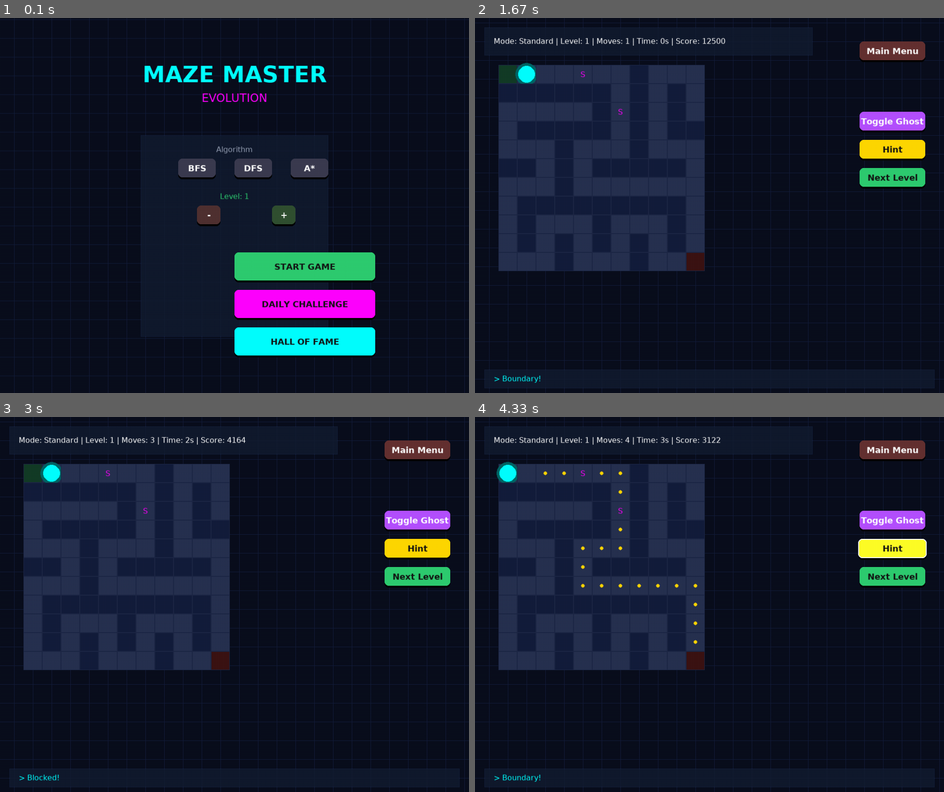
Above: before the commit, frames 1-4 (two rows, left to right).
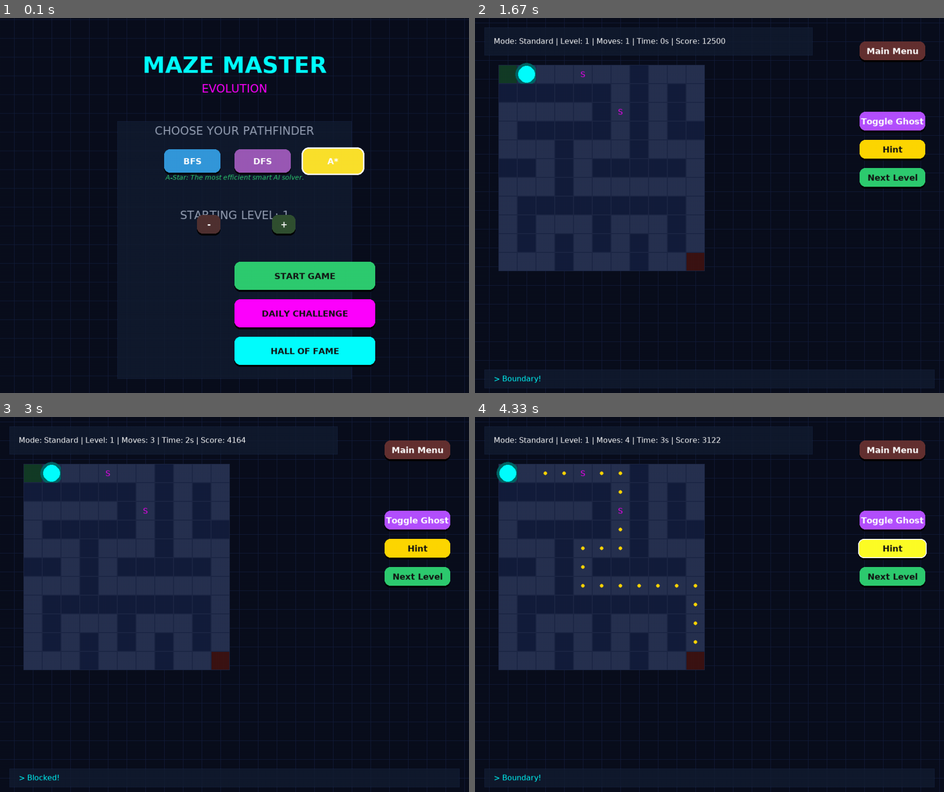
Above: after the commit, the same moments.

Repository: Mithraa-N/ai-search-algorithms
Game: pygame game, started from maze_game/main.py
Two runs of this game, one before a commit and one after it. Both use one fixed random seed, a clock stepped at 60 frames per second and the inputs below.
Inputs:
- Up to frame 1 (0.1 s): no input
- Up to frame 2 (1.67 s): click "BFS" at 0.38 s; click "START GAME" at 0.72 s; hold Right 1-1.47 s; hold Up from 1.5 s (still down)
- Up to frame 3 (3 s): release Up at 1.8 s; hold Right 1.83-2.3 s; hold Left 2.33-2.87 s; hold Down from 2.9 s (still down)
- Up to frame 4 (4.33 s): release Down at 3.2 s; click "Hint" at 3.28 s; hold Left 3.57-3.97 s; hold Up from 4 s (still down)

The runs differ from the first frame. In frame 1, 12% of the frame differs, in the area x 25-80%, y 10-97%; in frame 2, less than 0.1%; in frame 3, less than 0.1%; in frame 4, less than 0.1%.

Commit message:
UI Polish: Upgrade Algorithm Selection with colors and descriptions

Diff:
--- a/maze_game/frontend/pygame_ui.py
+++ b/maze_game/frontend/pygame_ui.py
@@ -49,6 +49,7 @@
         self.current_scale = 1.0
         self.is_hovered = False
         self.is_pressed = False
+        self.is_selected = False # New state
 
     def check_hover(self, pos):
         self.is_hovered = self.rect.collidepoint(pos)
@@ -63,13 +64,17 @@
 
     def update(self):
         # Color Transition
-        target = self.hover_color if self.is_hovered else self.base_color
+        # If selected, pulse or stay bright
+        target = self.hover_color if (self.is_hovered or self.is_selected) else self.base_color
         for i in range(3):
             self.current_color[i] += (target[i] - self.current_color[i]) * 0.2
 
         # Scale Transition
-        target_scale = self.hover_scale if self.is_hovered else 1.0
+        target_scale = 1.0
+        if self.is_selected: target_scale = 1.1 # Stay slightly larger if selected
+        elif self.is_hovered: target_scale = 1.05
         if self.is_pressed: target_scale = 0.95
+
         self.current_scale += (target_scale - self.current_scale) * 0.2
 
         # Apply Scale
@@ -78,20 +83,24 @@
         self.rect = pygame.Rect(0, 0, w, h)
         self.rect.center = self.original_rect.center
 
-        self.is_pressed = False # Reset click frame
+        self.is_pressed = False
 
     def draw(self, surface, font):
         # Draw Shadow
         shadow_rect = self.rect.copy()
         shadow_rect.y += 4
-        pygame.draw.rect(surface, (0,0,0, 100), shadow_rect, border_radius=8)
+        pygame.draw.rect(surface, (0,0,0, 100), shadow_rect, border_radius=12)
 
         # Draw Main Rect
-        pygame.draw.rect(surface, self.current_color, self.rect, border_radius=8)
-
-        # Border Glow if hovered
-        if self.is_hovered:
-            pygame.draw.rect(surface, (255,255,255, 100), self.rect, width=2, border_radius=8)
+        pygame.draw.rect(surface, self.current_color, self.rect, border_radius=12)
+
+        # Selection Glow
+        if self.is_selected:
+             # Outer Glow
+             glow_rect = self.rect.inflate(6, 6)
+             pygame.draw.rect(surface, (255, 255, 255, 150), glow_rect, width=3, border_radius=15)
+        elif self.is_hovered:
+            pygame.draw.rect(surface, (255,255,255, 100), self.rect, width=2, border_radius=12)
 
         # Text
         text_surf = font.render(self.text, True, self.text_color)
@@ -110,6 +119,7 @@
         self.btn_font = pygame.font.SysFont("Verdana", 18, bold=True)
         self.header_font = pygame.font.SysFont("Verdana", 48, bold=True)
         self.sub_font = pygame.font.SysFont("Verdana", 24)
+        self.desc_font = pygame.font.SysFont("Verdana", 14, italic=True)
 
         self.game = GameState()
         self.state = STATE_MENU
@@ -128,20 +138,25 @@
         cx = SCREEN_WIDTH // 2
 
         # MENU
+        # Distinct Colors for Algos
+        col_bfs = (52, 152, 219) # Blue
+        col_dfs = (155, 89, 182) # Purple
+        col_astar = (241, 196, 15) # Gold
+
         self.menu_buttons = [
-            # Algo Row
-            AnimatedButton("BFS", cx - 120, 300, 80, 40, lambda: self.set_algo("BFS"), (60, 60, 80)),
-            AnimatedButton("DFS", cx, 300, 80, 40, lambda: self.set_algo("DFS"), (60, 60, 80)),
-            AnimatedButton("A*", cx + 120, 300, 80, 40, lambda: self.set_algo("A*"), (60, 60, 80)),
+            # Algo Row - Larger and Spaced
+            AnimatedButton("BFS", cx - 150, 280, 120, 50, lambda: self.set_algo("BFS"), col_bfs),
+            AnimatedButton("DFS", cx, 280, 120, 50, lambda: self.set_algo("DFS"), col_dfs),
+            AnimatedButton("A*", cx + 150, 280, 120, 50, lambda: self.set_algo("A*"), col_astar),
 
             # Level Row
-            AnimatedButton("-", cx - 80, 400, 50, 40, lambda: self.change_level(-1), (80, 50, 50)),
-            AnimatedButton("+", cx + 80, 400, 50, 40, lambda: self.change_level(1), (50, 80, 50)),
+            AnimatedButton("-", cx - 80, 420, 50, 40, lambda: self.change_level(-1), (80, 50, 50)),
+            AnimatedButton("+", cx + 80, 420, 50, 40, lambda: self.change_level(1), (50, 80, 50)),
 
             # Main Actions
-            AnimatedButton("START GAME", cx, 500, 300, 60, self.start_custom_game, COLOR_ACCENT_3, (20,20,20)),
-            AnimatedButton("DAILY CHALLENGE", cx, 580, 300, 60, self.start_daily_menu, COLOR_ACCENT_2, (20,20,20)),
-            AnimatedButton("HALL OF FAME", cx, 660, 300, 60, lambda: self.set_state(STATE_LEADERBOARD), COLOR_ACCENT_1, (20,20,20))
+            AnimatedButton("START GAME", cx, 520, 300, 60, self.start_custom_game, COLOR_ACCENT_3, (20,20,20)),
+            AnimatedButton("DAILY CHALLENGE", cx, 600, 300, 60, self.start_daily_menu, COLOR_ACCENT_2, (20,20,20)),
+            AnimatedButton("HALL OF FAME", cx, 680, 300, 60, lambda: self.set_state(STATE_LEADERBOARD), COLOR_ACCENT_1, (20,20,20))
         ]
 
         # GAME
@@ -248,6 +263,10 @@
         elif self.state == STATE_LEADERBOARD: active_btns = self.lb_buttons
 
         for btn in active_btns:
+            # Logic for selection state in menu
+            if self.state == STATE_MENU and btn.text in ["BFS", "DFS", "A*"]:
+                btn.is_selected = (btn.text == self.selected_algo)
+
             btn.update()
             btn.draw(self.screen, self.btn_font)
 
@@ -259,25 +278,31 @@
         title = self.header_font.render("MAZE MASTER", True, COLOR_ACCENT_1)
         subtitle = self.sub_font.render("EVOLUTION", True, COLOR_ACCENT_2)
 
-        tx, ty = SCREEN_WIDTH//2, 120
+        tx, ty = SCREEN_WIDTH//2, 100
         tr_rect = title.get_rect(center=(tx, ty))
         self.screen.blit(title, tr_rect)
         self.screen.blit(subtitle, subtitle.get_rect(center=(tx, ty + 50)))
 
         # Panel for Menu
-        self.draw_glass_panel(SCREEN_WIDTH//2 - 200, 250, 400, 430)
-
-        # Selection Indicators
-        t_algo = self.font.render("Algorithm", True, COLOR_TEXT_DIM)
-        self.screen.blit(t_algo, t_algo.get_rect(center=(SCREEN_WIDTH//2, 280)))
-
-        # Mark selected algo button
-        for btn in self.menu_buttons[:3]: # First 3 are algos
-            if btn.text == self.selected_algo:
-                pygame.draw.rect(self.screen, COLOR_ACCENT_3, btn.rect, width=2, border_radius=8)
-
-        t_lvl = self.font.render(f"Level: {self.selected_level}", True, COLOR_ACCENT_3)
-        self.screen.blit(t_lvl, t_lvl.get_rect(center=(SCREEN_WIDTH//2, 380)))
+        self.draw_glass_panel(SCREEN_WIDTH//2 - 250, 220, 500, 550)
+
+        # 1. Algorithm Select
+        t_algo = self.sub_font.render("CHOOSE YOUR PATHFINDER", True, COLOR_TEXT_DIM)
+        self.screen.blit(t_algo, t_algo.get_rect(center=(SCREEN_WIDTH//2, 240)))
+
+        # Algo Description
+        desc = ""
+        if self.selected_algo == "BFS": desc = "Breadth-First Search: Guarantees the shortest path."
+        elif self.selected_algo == "DFS": desc = "Depth-First Search: Explores deep paths quickly."
+        elif self.selected_algo == "A*": desc = "A-Star: The most efficient smart AI solver."
+
+        d_surf = self.desc_font.render(desc, True, COLOR_ACCENT_3)
+        self.screen.blit(d_surf, d_surf.get_rect(center=(SCREEN_WIDTH//2, 340)))
+
+        # 2. Level Select
+        t_lvl = self.sub_font.render(f"STARTING LEVEL: {self.selected_level}", True, COLOR_TEXT_DIM)
+        self.screen.blit(t_lvl, t_lvl.get_rect(center=(SCREEN_WIDTH//2, 420)))
+
 
     def draw_game(self):
         # Top Bar
